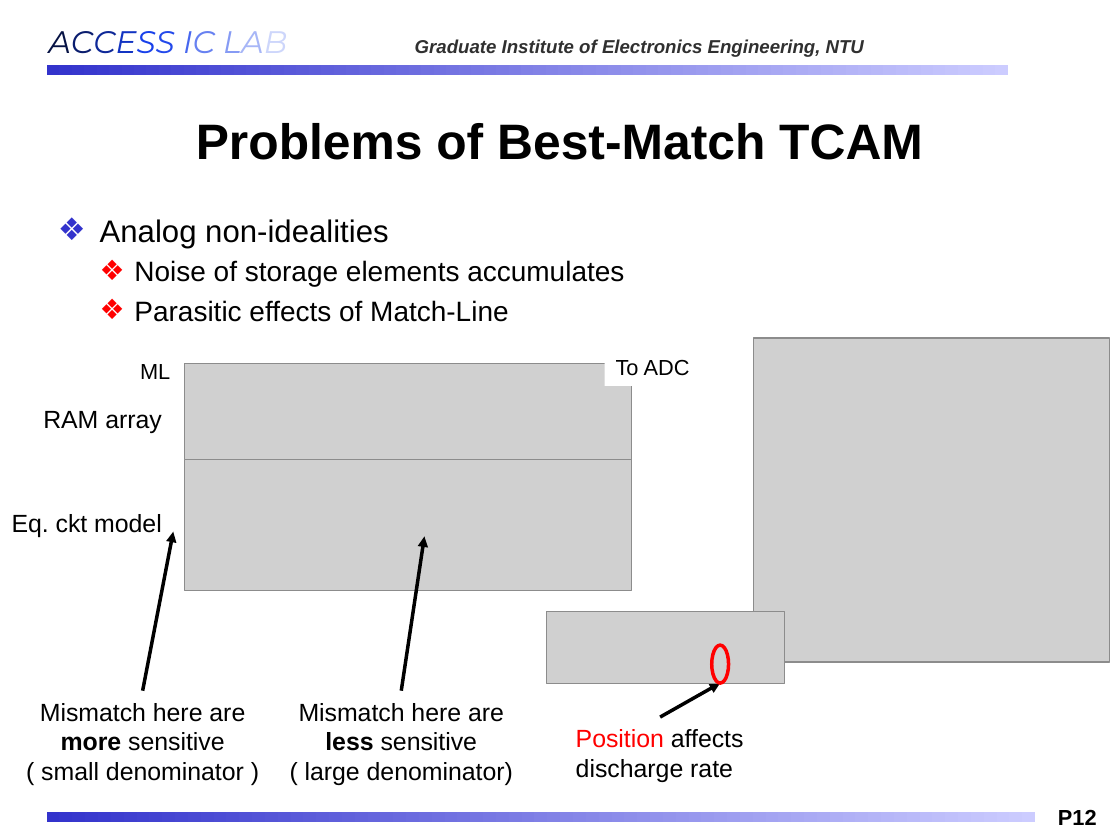
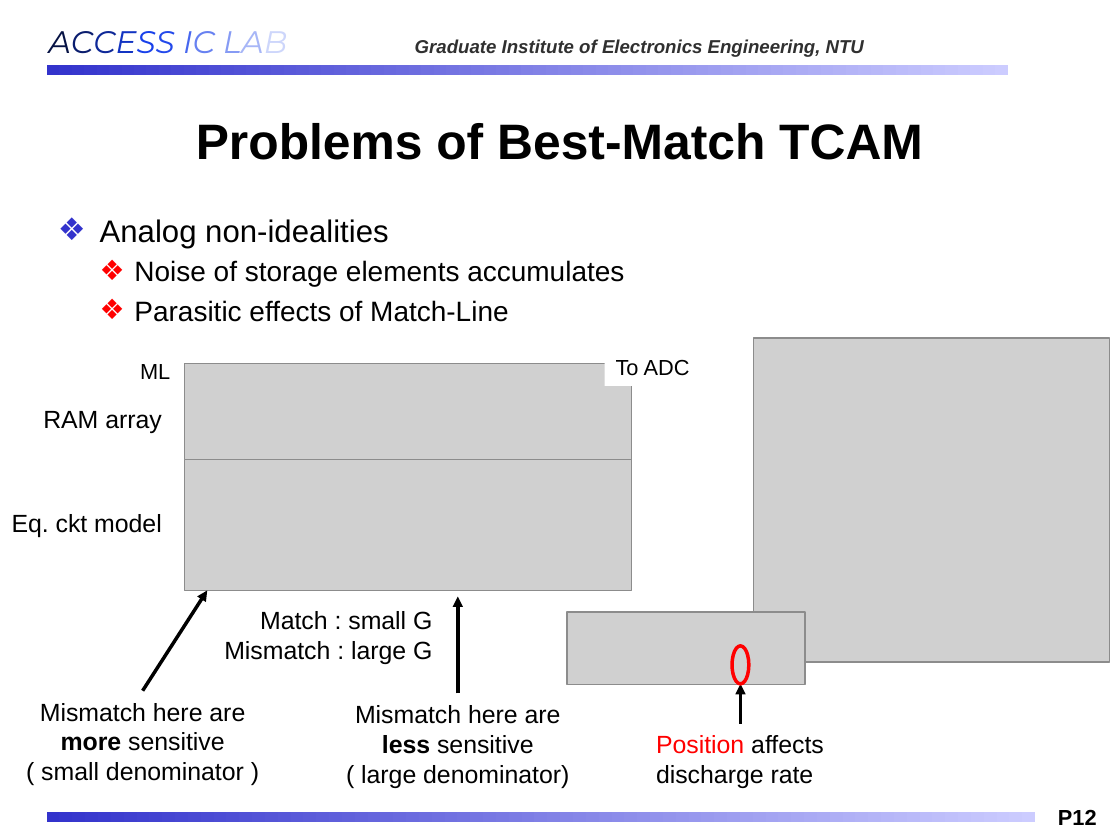
Before and after one commit to Oniontow/AndyWu_Project, a slide deck: slide 12 of IMS_NEW.pptx. Drawn at 1120x840 pixels with LibreOffice and Linux fonts; fonts in the diff are those of the drawing; grey boxes stand for pictures; background and template pictures are left out. Boxes give left, top, right and bottom in pixels: in the first picture for what was removed or moved away, otherwise in the second. Text is boxed around its words. In the diff, an @@ line names an element or a change of style, - is before the commit and + after.

Commit message:
ˊ˙ˊ˙

```diff
--- a/IMS_NEW.pptx
+++ b/IMS_NEW.pptx
@@ arrow moved from (142, 691) - (174, 532) to (142, 691) - (207, 590) @@
@@ arrow moved from (401, 691) - (424, 536) to (458, 693) - (458, 597) @@
@@ text added at box(224, 611, 432, 664), 16 pt, text #000000 @@
+Match : small G
+Mismatch : large G
@@ picture: place and size @@
-picture at box(547, 612, 785, 684)
+picture at box(567, 612, 805, 684)
@@ ellipse: place and size @@
-ellipse at box(711, 645, 728, 683)
+ellipse at box(732, 646, 749, 684)
@@ arrow moved from (660, 717) - (720, 683) to (740, 724) - (740, 684) @@
@@ text "Mismatch here are less sensitive": place and size @@
-text "Mismatch here are less sensitive" at box(299, 703, 513, 785)
+text "Mismatch here are less sensitive" at box(355, 705, 569, 788)
@@ text "Position affects discharge rate": place and size @@
-text "Position affects discharge rate" at box(576, 729, 744, 782)
+text "Position affects discharge rate" at box(656, 735, 824, 788)
```
Also in this commit, not shown: 1 other slide changed.
